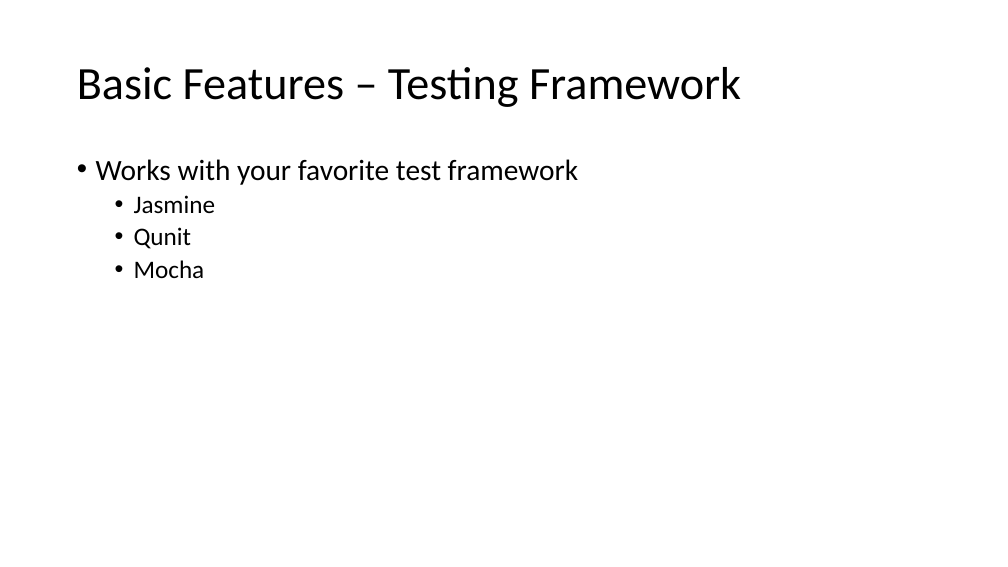
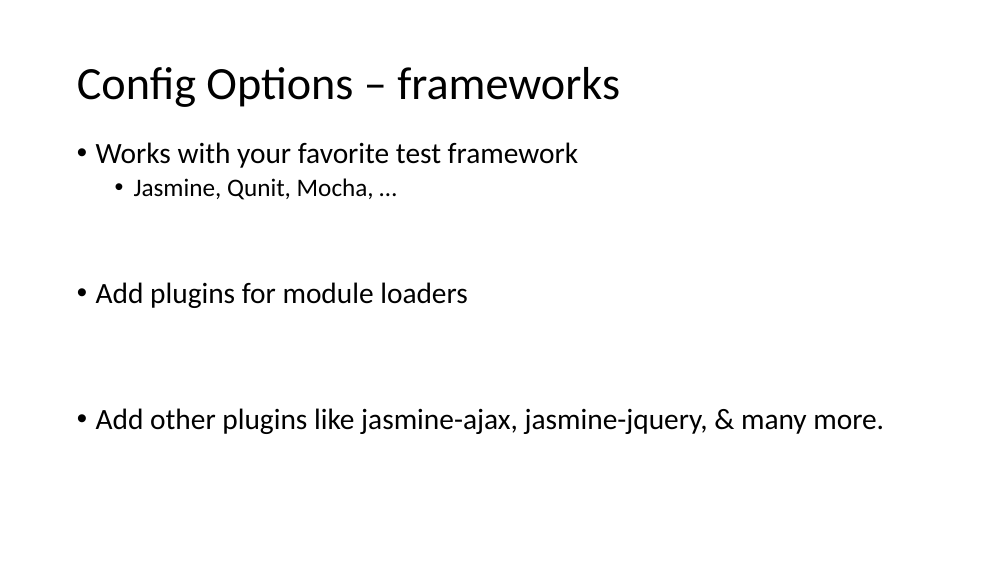
Before and after one commit to phillipskevin/karma-demo, a slide deck: slide 5 of karma-demo-slides.pptx. Drawn at 1008x567 pixels with LibreOffice and Linux fonts; fonts in the diff are those of the drawing. Boxes give left, top, right and bottom in pixels: in the first picture for what was removed or moved away, otherwise in the second. Text is boxed around its words. In the diff, an @@ line names an element or a change of style, - is before the commit and + after.

```diff
--- a/karma-demo-slides.pptx
+++ b/karma-demo-slides.pptx
@@ title at (77, 67, 620, 107): text changed @@
-Basic Features – Testing Framework
+Config Options – frameworks
@@ text "Works with your favorite test ...": place and size @@
-text "Works with your favorite test ..." at (96, 159, 578, 279)
+text "Works with your favorite test ..." at (96, 142, 884, 434)
@@ text at (96, 178, 884, 434): text changed; size 24 to 28 pt @@
-  • Jasmine
-  • Qunit
-  • Mocha
+  • Jasmine, Qunit, Mocha, …
+• Add plugins for module loaders
+• Add other plugins like jasmine-ajax, jasmine-jquery, & many more.
```
Also in this commit, not shown: 11 other slides changed, 1 slide added, 4 slides removed.
